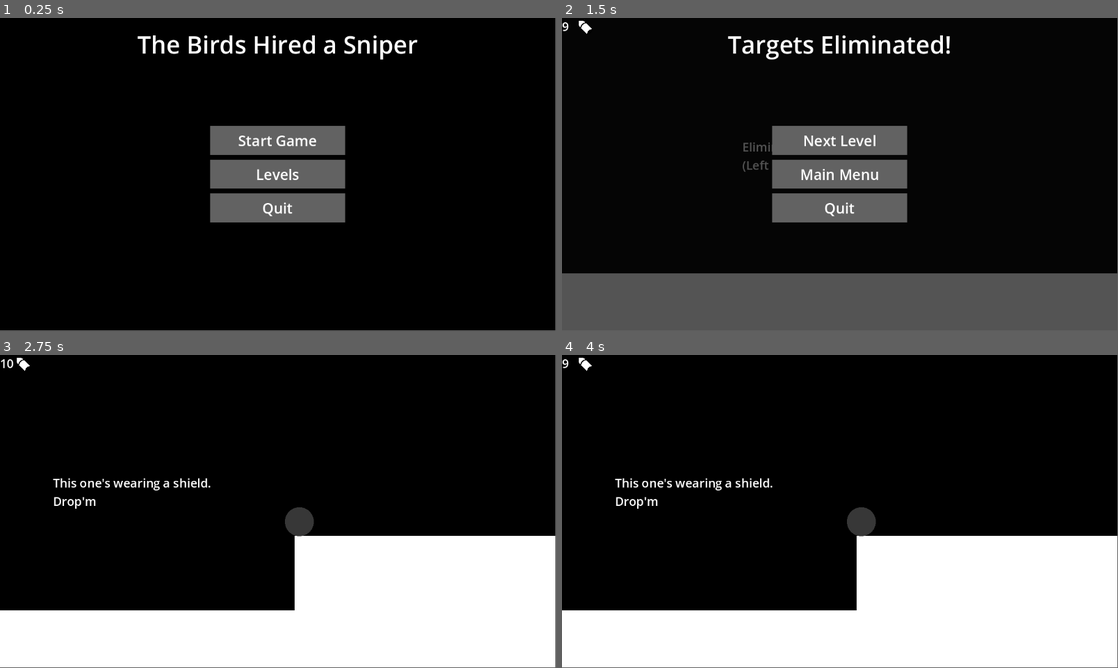
Above: before the commit, frames 1-4 (two rows, left to right).
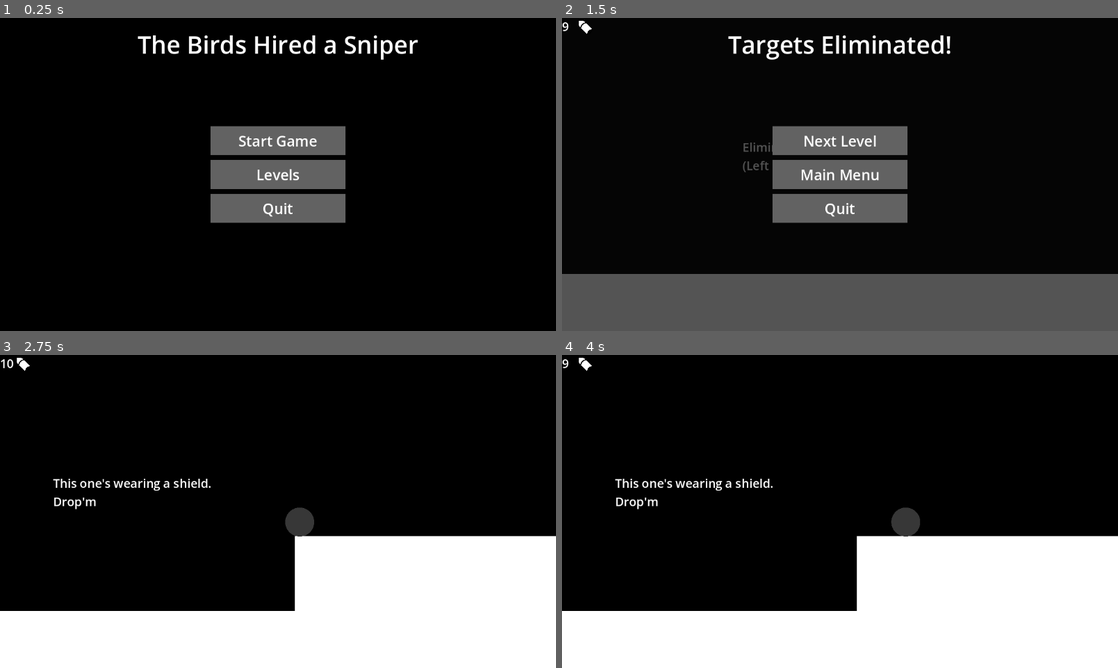
Above: after the commit, the same moments.

Repository: 101zh/jumpstart
Game: Godot game, scene res://scenes/MainMenu.tscn
Two runs of this game, one before a commit and one after it. Both use one fixed random seed, a clock stepped at 60 frames per second and the inputs below.
Inputs (mouse positions are in pixels of both pictures, inside the frame that each line leads up to):
- Up to frame 1 (0.25 s): no input
- Up to frame 2 (1.5 s): click "Start Game" at 0.5 s; tap Enter at 1.25 s; move the mouse to (828, 259) at 1.27 s; click (828, 259) at 1.42 s
- Up to frame 3 (2.75 s): click "Next Level" at 2 s
- Up to frame 4 (4 s): tap Space at 2.75 s; move the mouse to (862, 520) at 2.77 s; click (862, 520) at 2.92 s; move the mouse to (895, 442) at 3.52 s; click (895, 442) at 3.67 s
In our replay, the window is 799x449 before the commit and 800x450 after it. These sizes can differ from the game's own. Grey fills any space a smaller window leaves; there, only what the larger window draws over its background counts as a difference.

The runs differ from the first frame. In frame 1, 1.1% of the frame differs, in the area x 24-76%, y 5-66%; in frame 2, 1.5%, in the area x 0-100%, y 0-82%; in frame 3, 0.7%; in frame 4, 1.5%.

Commit message:
add more playtesting tweaks

Diff:
--- a/project.godot
+++ b/project.godot
@@ -21,6 +21,7 @@
 
 [display]
 
+window/stretch/mode="viewport"
 mouse_cursor/custom_image="uid://cvbkfer00pl8k"
 mouse_cursor/custom_image_hotspot=Vector2(32, 32)
 
--- a/scenes/Levels/1.tscn
+++ b/scenes/Levels/1.tscn
@@ -10,6 +10,9 @@
 [sub_resource type="WorldBoundaryShape2D" id="WorldBoundaryShape2D_myinc"]
 
 [node name="1" type="Node2D"]
+
+[node name="Camera2D" type="Camera2D" parent="."]
+anchor_mode = 0
 
 [node name="CanvasLayer" type="CanvasLayer" parent="."]
 
--- a/scenes/Levels/10.tscn
+++ b/scenes/Levels/10.tscn
@@ -254,3 +254,6 @@
 mass = 1000.0
 gravity_scale = 0.0
 linear_velocity = Vector2(0, 1500)
+
+[node name="Camera2D" type="Camera2D" parent="."]
+anchor_mode = 0
--- a/scenes/Levels/2.tscn
+++ b/scenes/Levels/2.tscn
@@ -75,3 +75,6 @@
 
 [node name="ShieldedEnemy" parent="." instance=ExtResource("4_kq1h3")]
 position = Vector2(621, 341)
+
+[node name="Camera2D" type="Camera2D" parent="."]
+anchor_mode = 0
--- a/scenes/Levels/3.tscn
+++ b/scenes/Levels/3.tscn
@@ -101,3 +101,6 @@
 [node name="Log" parent="." instance=ExtResource("5_witni")]
 position = Vector2(722, 238)
 rotation = 1.5708
+
+[node name="Camera2D" type="Camera2D" parent="."]
+anchor_mode = 0
--- a/scenes/Levels/4.tscn
+++ b/scenes/Levels/4.tscn
@@ -79,3 +79,6 @@
 
 [node name="Log" parent="." instance=ExtResource("5_r6aoa")]
 position = Vector2(488, 276)
+
+[node name="Camera2D" type="Camera2D" parent="."]
+anchor_mode = 0
--- a/scenes/Levels/5.tscn
+++ b/scenes/Levels/5.tscn
@@ -132,3 +132,6 @@
 
 [node name="Enemy3" parent="." instance=ExtResource("6_gib0q")]
 position = Vector2(980, 498)
+
+[node name="Camera2D" type="Camera2D" parent="."]
+anchor_mode = 0
--- a/scenes/Levels/6.tscn
+++ b/scenes/Levels/6.tscn
@@ -53,3 +53,6 @@
 
 [node name="CollisionShape2D" type="CollisionShape2D" parent="Ground/StaticBody2D"]
 shape = SubResource("WorldBoundaryShape2D_myinc")
+
+[node name="Camera2D" type="Camera2D" parent="."]
+anchor_mode = 0
--- a/scenes/Levels/7.tscn
+++ b/scenes/Levels/7.tscn
@@ -97,3 +97,6 @@
 [node name="Log3" parent="." instance=ExtResource("7_7vsvq")]
 position = Vector2(271, 466)
 impulseStrength = 50.0
+
+[node name="Camera2D" type="Camera2D" parent="."]
+anchor_mode = 0
--- a/scenes/Levels/8.tscn
+++ b/scenes/Levels/8.tscn
@@ -83,3 +83,6 @@
 [node name="Log2" parent="." instance=ExtResource("6_apjvi")]
 position = Vector2(424, 500)
 rotation = 1.5708
+
+[node name="Camera2D" type="Camera2D" parent="."]
+anchor_mode = 0
--- a/scenes/Levels/9.tscn
+++ b/scenes/Levels/9.tscn
@@ -161,3 +161,6 @@
 [node name="Log8" parent="." instance=ExtResource("6_eky1u")]
 position = Vector2(716, 261)
 rotation = 1.5708
+
+[node name="Camera2D" type="Camera2D" parent="."]
+anchor_mode = 0
Not shown, added: rcedit-x64.exe
